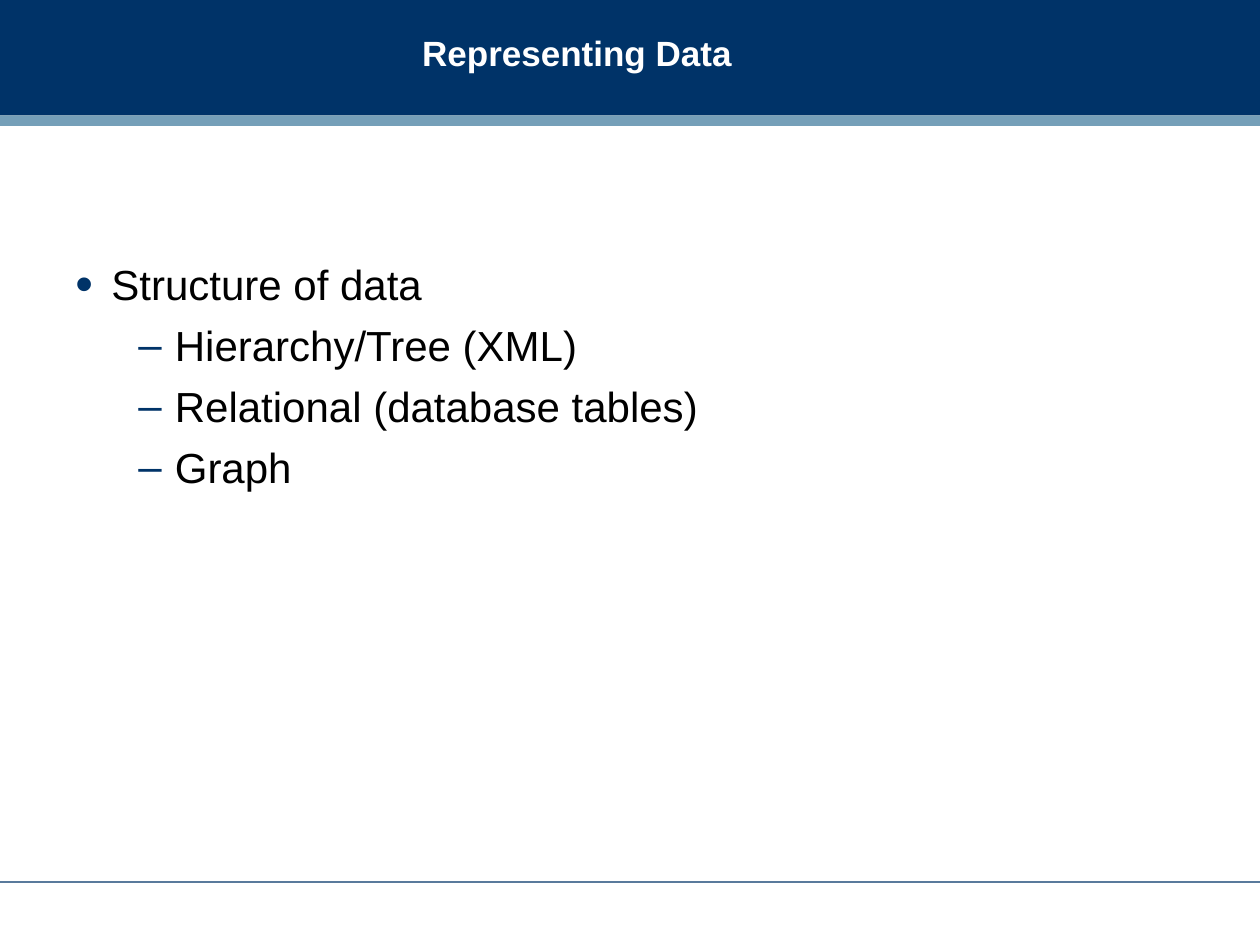
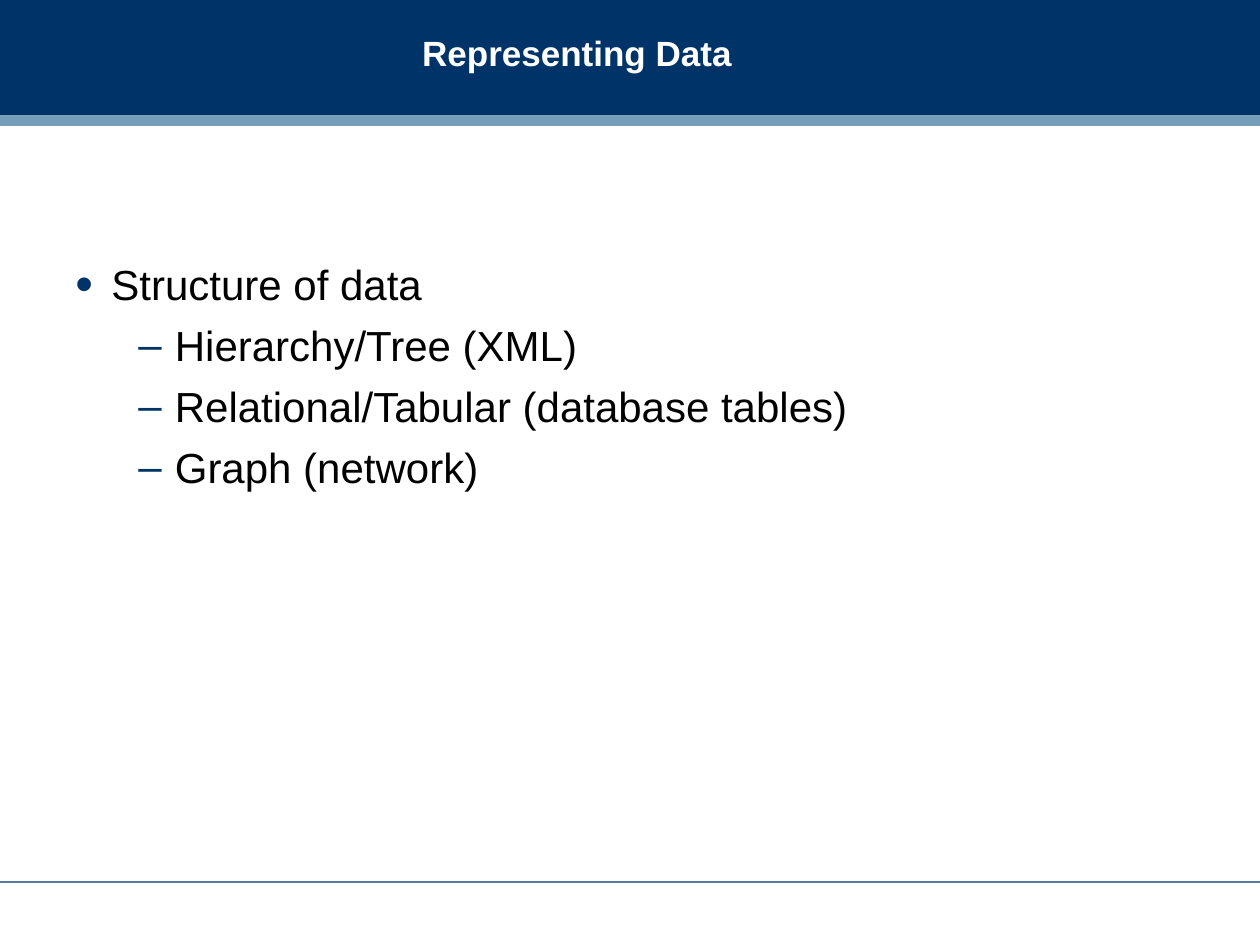
Before and after one commit to dreamind/ix, a slide deck: slide 7 of lectures/review/exam_review.ppt. Drawn at 1260x945 pixels with LibreOffice and Linux fonts; fonts in the diff are those of the drawing; background and template pictures are left out. Boxes give left, top, right and bottom in pixels: in the first picture for what was removed or moved away, otherwise in the second. Text is boxed around its words. In the diff, an @@ line names an element or a change of style, - is before the commit and + after.

```diff
--- a/lectures/review/exam_review.ppt
+++ b/lectures/review/exam_review.ppt
@@ text at <box>175,391,847,491</box>: text changed @@
-  – Relational (database tables)
-  – Graph
+  – Relational/Tabular (database tables)
+  – Graph (network)
```
Also in this commit, not shown: 11 other slides changed, 1 slide added, 3 slides removed, 2 other files.
